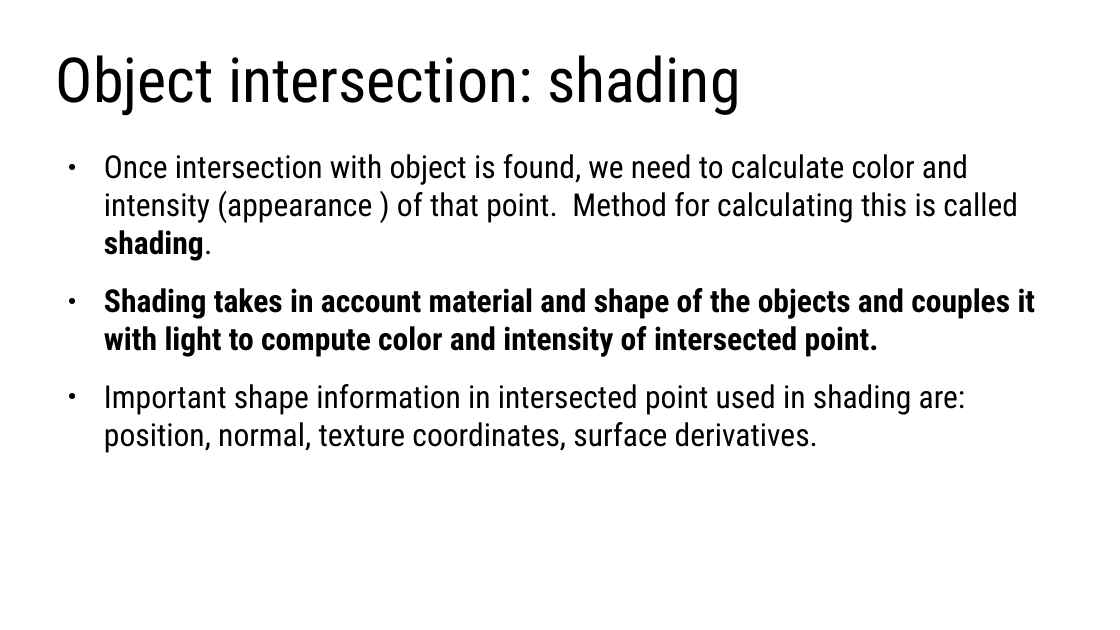
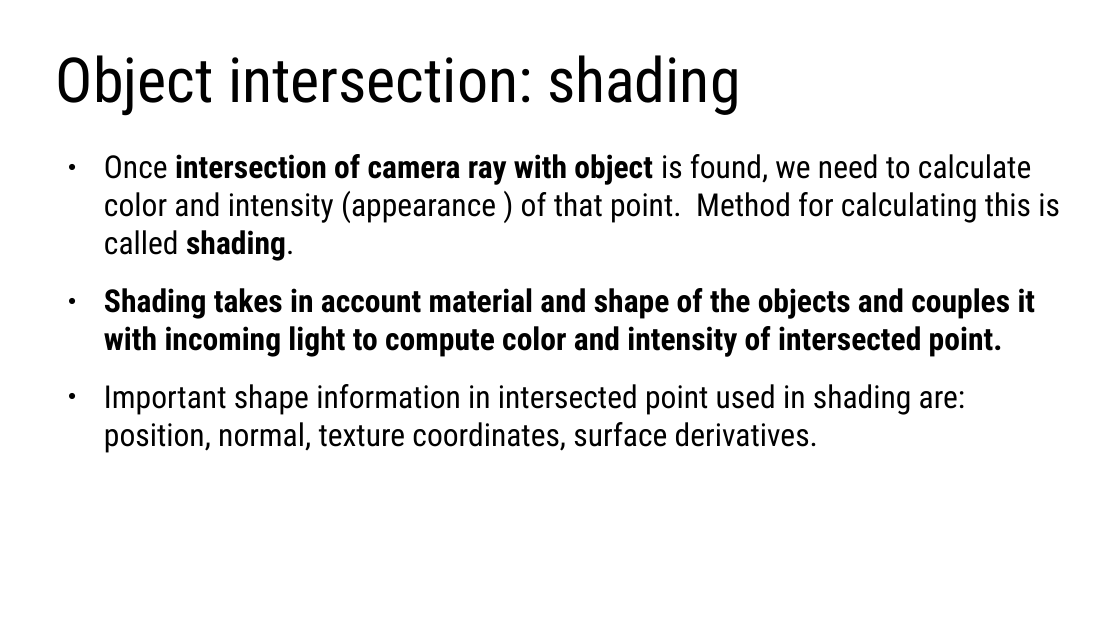
Before and after one commit to lorentzo/IntroductionToComputerGraphics, a slide deck: slide 16 of lectures/foundations_rendering/foundations_raytracing.odp (slide 14 before the commit). Drawn at 1120x630 pixels with LibreOffice and Linux fonts; fonts in the diff are those of the drawing. Boxes give left, top, right and bottom in pixels: in the first picture for what was removed or moved away, otherwise in the second. Text is boxed around its words. In the diff, an @@ line names an element or a change of style, - is before the commit and + after.

Commit message:
3d scene and rendering foundations

```diff
--- a/lectures/foundations_rendering/foundations_raytracing.odp
+++ b/lectures/foundations_rendering/foundations_raytracing.odp
@@ text at box(104, 154, 1060, 357): text changed; bold on @@
-● Once intersection with object is found, we need to calculate color and intensity (appearance ) of that point. Method for calculating this is called shading.
-● Shading takes in account material and shape of the objects and couples it with light to compute color and intensity of intersected point.
+● Once intersection of camera ray with object is found, we need to calculate color and intensity (appearance ) of that point. Method for calculating this is called shading.
+● Shading takes in account material and shape of the objects and couples it with incoming light to compute color and intensity of intersected point.
```
Also in this commit, not shown: 4 other slides changed, 8 slides added, 4 other files.
